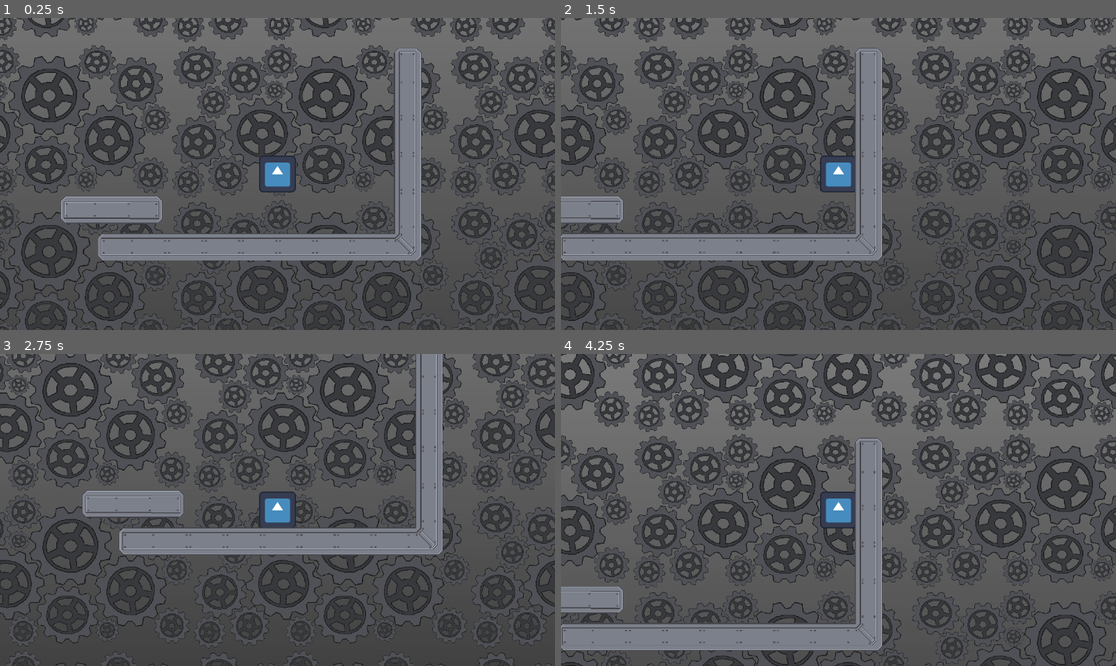
Above: before the commit, frames 1-4 (two rows, left to right).
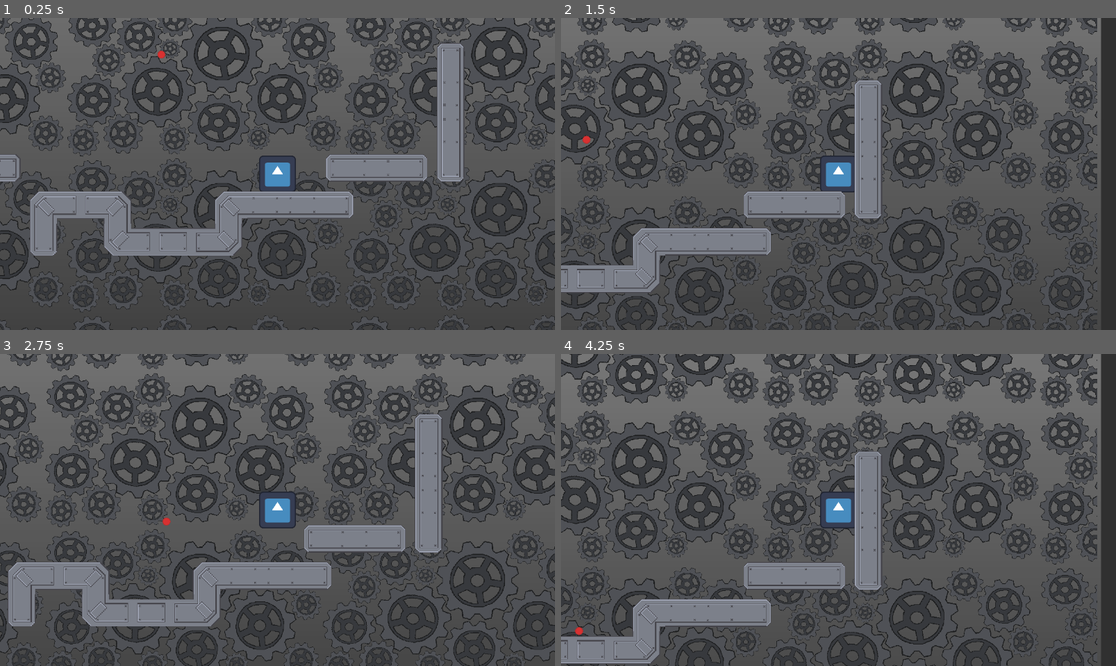
Above: after the commit, the same moments.

Repository: Wolcean887/Built-to-Scale
Game: Godot game, scene res://scenes/base.tscn
The game is run twice, just before and just after one commit, with the same random seed, the same clock (stepped at 60 frames per second) and the same inputs. The engine's default icon, where the game draws it, is replaced by a stand-in: a white triangle on a blue panel in a dark square.
Inputs:
- Up to frame 1 (0.25 s): no input
- Up to frame 2 (1.5 s): hold Shift (dash) 0.53-1.28 s; hold Right (move_right) from 0.53 s (still down); tap Up (jump) at 0.77 s; tap Shift (dash) at 1.35 s
- Up to frame 3 (2.75 s): tap Up (jump) at 1.52 s; release Right (move_right) at 2.03 s; hold Left (move_left) from 2.03 s (still down); hold Shift (dash) from 2.03 s (still down)
- Up to frame 4 (4.25 s): release Left (move_left) at 2.78 s; release Shift (dash) at 2.78 s; hold Right (move_right) from 2.78 s (still down); tap Shift (dash) at 2.85 s; tap Up (jump) at 3.02, 3.77 s; hold Shift (dash) from 3.53 s (still down)

The runs differ from the first frame. In frame 1, 48% of the frame differs, in the area x 0-100%, y 0-100%; in frame 2, 45%; in frame 3, 45%; in frame 4, 53%.

Commit message:
Add files via upload

Diff:
--- a/Built To Scale/Player.gd
+++ b/Built To Scale/Player.gd
@@ -41,3 +41,6 @@
 
 func _on_can_dash_timer_timeout():
 	can_dash = true
+
+func _on_projectile_1_body_entered(body):
+	print("You have been shot!")
--- a/Built To Scale/map/level_tile.tres
+++ b/Built To Scale/map/level_tile.tres
@@ -1,6 +1,7 @@
-[gd_resource type="TileSet" load_steps=3 format=3 uid="uid://w67l1ot7tq2i"]
+[gd_resource type="TileSet" load_steps=5 format=3 uid="uid://w67l1ot7tq2i"]
 
 [ext_resource type="Texture2D" uid="uid://c83pqxp8kergh" path="res://map/level_tile.png" id="1_wj7op"]
+[ext_resource type="Texture2D" uid="uid://drswsvy1d2ig2" path="res://map/level_tile_clean.png" id="2_f2td1"]
 
 [sub_resource type="TileSetAtlasSource" id="TileSetAtlasSource_ox1no"]
 texture = ExtResource("1_wj7op")
@@ -30,7 +31,72 @@
 1:1/0/physics_layer_0/angular_velocity = 0.0
 1:1/0/physics_layer_0/polygon_0/points = PackedVector2Array(-47.7297, -32.5269, -48.4368, 31.8198, -31.8198, 48.4368, 32.5269, 47.0226, 48.7904, 33.234, 47.3762, -32.8805, 33.9411, -48.4368, -33.234, -47.7297)
 
+[sub_resource type="TileSetAtlasSource" id="TileSetAtlasSource_m0y2w"]
+texture = ExtResource("2_f2td1")
+texture_region_size = Vector2i(128, 128)
+0:1/0 = 0
+0:1/0/physics_layer_0/linear_velocity = Vector2(0, 0)
+0:1/0/physics_layer_0/angular_velocity = 0.0
+0:1/0/physics_layer_0/polygon_0/points = PackedVector2Array(46.9321, -32.9154, 47.247, 64, -47.25, 64, -46.5, -33.125, -33.3354, -46.7291, 33.25, -46.375)
+0:2/0 = 0
+0:2/0/physics_layer_0/linear_velocity = Vector2(0, 0)
+0:2/0/physics_layer_0/angular_velocity = 0.0
+0:2/0/physics_layer_0/polygon_0/points = PackedVector2Array(-46.75, 64, -47.247, -64, 46.5, -64, 46.75, 64)
+0:3/0 = 0
+0:3/0/physics_layer_0/linear_velocity = Vector2(0, 0)
+0:3/0/physics_layer_0/angular_velocity = 0.0
+0:3/0/physics_layer_0/polygon_0/points = PackedVector2Array(46.9321, 32.9154, 47.247, -64, -47.25, -64, -46.5, 33.125, -33.3354, 46.7291, 33.25, 46.375)
+1:0/0 = 0
+1:0/0/physics_layer_0/linear_velocity = Vector2(0, 0)
+1:0/0/physics_layer_0/angular_velocity = 0.0
+1:0/0/physics_layer_0/polygon_0/points = PackedVector2Array(-32.9154, -46.9321, 64, -47.247, 64, 47.25, -33.125, 46.5, -46.7291, 33.3354, -46.375, -33.25)
+2:0/0 = 0
+2:0/0/physics_layer_0/linear_velocity = Vector2(0, 0)
+2:0/0/physics_layer_0/angular_velocity = 0.0
+2:0/0/physics_layer_0/polygon_0/points = PackedVector2Array(-64, -46.75, 64, -47.247, 64, 46.5, -64, 46.75)
+3:0/0 = 0
+3:0/0/physics_layer_0/linear_velocity = Vector2(0, 0)
+3:0/0/physics_layer_0/angular_velocity = 0.0
+3:0/0/physics_layer_0/polygon_0/points = PackedVector2Array(32.9154, -46.9321, -64, -47.247, -64, 47.25, 33.125, 46.5, 46.7291, 33.3354, 46.375, -33.25)
+1:1/0 = 0
+1:1/0/physics_layer_0/linear_velocity = Vector2(0, 0)
+1:1/0/physics_layer_0/angular_velocity = 0.0
+1:1/0/physics_layer_0/polygon_0/points = PackedVector2Array(-46.125, 64, -46.625, -17.75, -16.625, -47, 64, -47, 64, 47, 46.875, 46.75, 46.875, 64, -30.875, 64)
+2:1/0 = 0
+2:1/0/physics_layer_0/linear_velocity = Vector2(0, 0)
+2:1/0/physics_layer_0/angular_velocity = 0.0
+2:1/0/physics_layer_0/polygon_0/points = PackedVector2Array(-64, -46.75, 64, -47.247, 64, 46.5, -64, 46.75)
+3:1/0 = 0
+3:1/0/physics_layer_0/linear_velocity = Vector2(0, 0)
+3:1/0/physics_layer_0/angular_velocity = 0.0
+3:1/0/physics_layer_0/polygon_0/points = PackedVector2Array(-64, -46.125, 17.75, -46.625, 47, -16.625, 47, 64, -47, 64, -46.75, 46.875, -64, 46.875, -64, -30.875)
+1:2/0 = 0
+1:2/0/physics_layer_0/linear_velocity = Vector2(0, 0)
+1:2/0/physics_layer_0/angular_velocity = 0.0
+1:2/0/physics_layer_0/polygon_0/points = PackedVector2Array(-46.3016, 64, -47, -64, 47, -64, 46.3016, 64)
+1:3/0 = 0
+1:3/0/physics_layer_0/linear_velocity = Vector2(0, 0)
+1:3/0/physics_layer_0/angular_velocity = 0.0
+1:3/0/physics_layer_0/polygon_0/points = PackedVector2Array(64, 46.125, -17.75, 46.625, -47, 16.625, -47, -64, 47, -64, 46.75, -46.875, 64, -46.875, 64, 30.875)
+2:3/0 = 0
+2:3/0/physics_layer_0/linear_velocity = Vector2(0, 0)
+2:3/0/physics_layer_0/angular_velocity = 0.0
+2:3/0/physics_layer_0/polygon_0/points = PackedVector2Array(64, 46.3016, -64, 47, -64, -47, 64, -46.3016)
+3:3/0 = 0
+3:3/0/physics_layer_0/linear_velocity = Vector2(0, 0)
+3:3/0/physics_layer_0/angular_velocity = 0.0
+3:3/0/physics_layer_0/polygon_0/points = PackedVector2Array(46.125, -64, 46.625, 17.75, 16.625, 47, -64, 47, -64, -47, -46.875, -46.75, -46.875, -64, 30.875, -64)
+3:2/0 = 0
+3:2/0/physics_layer_0/linear_velocity = Vector2(0, 0)
+3:2/0/physics_layer_0/angular_velocity = 0.0
+3:2/0/physics_layer_0/polygon_0/points = PackedVector2Array(-46.75, 64, -47.247, -64, 46.5, -64, 46.75, 64)
+2:2/0 = 0
+2:2/0/physics_layer_0/linear_velocity = Vector2(0, 0)
+2:2/0/physics_layer_0/angular_velocity = 0.0
+2:2/0/physics_layer_0/polygon_0/points = PackedVector2Array(-46.125, 33.5, -46.875, -32.75, -32.625, -46.75, 33.125, -47.25, 46.125, -33, 46.625, 33, 33.375, 46.75, -32.625, 47.25)
+
 [resource]
 tile_size = Vector2i(128, 128)
 physics_layer_0/collision_layer = 1
 sources/0 = SubResource("TileSetAtlasSource_ox1no")
+sources/1 = SubResource("TileSetAtlasSource_m0y2w")
--- a/Built To Scale/project.godot
+++ b/Built To Scale/project.godot
@@ -42,6 +42,11 @@
 ]
 }
 
+[layer_names]
+
+2d_render/layer_1="Player"
+2d_render/layer_2="Projectiles"
+
 [physics]
 
 2d/default_gravity=2000.0
--- a/Built To Scale/scenes/base.tscn
+++ b/Built To Scale/scenes/base.tscn
@@ -1,9 +1,10 @@
-[gd_scene load_steps=6 format=3 uid="uid://davs63vmy1itf"]
+[gd_scene load_steps=7 format=3 uid="uid://davs63vmy1itf"]
 
 [ext_resource type="PackedScene" uid="uid://dei5agkm5rott" path="res://scenes/background.tscn" id="1_jgfnt"]
 [ext_resource type="Script" path="res://Player.gd" id="1_trs6d"]
 [ext_resource type="Texture2D" uid="uid://cmqy0d54y6ka0" path="res://icon.svg" id="2_dbkyg"]
 [ext_resource type="TileSet" uid="uid://w67l1ot7tq2i" path="res://map/level_tile.tres" id="3_fh3qd"]
+[ext_resource type="PackedScene" uid="uid://bcyb1o54umj0y" path="res://scenes/projectile1.tscn" id="5_n1oxm"]
 
 [sub_resource type="RectangleShape2D" id="RectangleShape2D_xo52q"]
 size = Vector2(113, 119)
@@ -17,10 +18,10 @@
 position = Vector2(-749, -587)
 
 [node name="Player" type="CharacterBody2D" parent="Level"]
-position = Vector2(-2, 1)
+position = Vector2(361, 202)
+floor_stop_on_slope = false
 script = ExtResource("1_trs6d")
-JUMP_VELOCITY = -850.0
-gravity = 2000
+JUMP_VELOCITY = -800.0
 
 [node name="Player_sprite" type="Sprite2D" parent="Level/Player"]
 texture = ExtResource("2_dbkyg")
@@ -45,7 +46,13 @@
 [node name="TileMap" type="TileMap" parent="Level"]
 tile_set = ExtResource("3_fh3qd")
 format = 2
-layer_0/tile_data = PackedInt32Array(196603, 131072, 1342177282, 196604, 131072, 1342177281, 196605, 131072, 1342177281, 196606, 131072, 1342177281, 196607, 131072, 1342177281, 131072, 131072, 1342177281, 131073, 131072, 1342177281, 131074, 131072, 1342177281, 131075, 131072, 1342177280, 65539, 65536, 1342177280, 3, 65536, 1342177280, -65533, 65536, 1342177280, -131069, 65536, 1342177280, -196605, 0, 1342177280, 131068, 131072, 1610612738, 131066, 0, 0, 131067, 65536, 0, 196594, 0, 0, 196595, 65536, 0, -17, 65536, 1, 65520, 65536, 1, 131057, 65536, 1, 196596, 131072, 1610612738, -65547, 65536, 1)
+layer_0/tile_data = PackedInt32Array(262143, 65537, 1610612738, 196608, 131073, 3, 262142, 65537, 3, 196606, 196609, 1, 196605, 131073, 1, 196604, 65537, 1, 262140, 1, 3, 196609, 196609, 3, 131073, 65537, 1, 131074, 131073, 0, 131067, 131073, 2, 65530, 131073, 2, -7, 131073, 2, 131075, 131073, 0, 131076, 196609, 0, 65541, 131073, 0, 65542, 196609, 0, 65543, 1, 3, 65540, 65537, 0, -131065, 1, 1, -65529, 1, 2, 7, 1, 2)
+
+[node name="Projectile1" parent="Level" instance=ExtResource("5_n1oxm")]
+position = Vector2(11, -253)
 
 [connection signal="timeout" from="Level/Player/Dash_Ability/Dash_Timer" to="Level/Player" method="_on_dash_timer_timeout"]
 [connection signal="timeout" from="Level/Player/Dash_Ability/Can_Dash_Timer" to="Level/Player" method="_on_can_dash_timer_timeout"]
+[connection signal="body_entered" from="Level/Projectile1/Projectile_path/PathFollow2D/Projectile1" to="Level/Player" method="_on_projectile_1_body_entered"]
+
+[editable path="Level/Projectile1"]
--- /dev/null
+++ b/Built To Scale/scenes/projectile1.gd
@@ -0,0 +1,11 @@
+extends Area2D
+
+
+# Called when the node enters the scene tree for the first time.
+func _ready():
+	pass # Replace with function body.
+
+
+# Called every frame. 'delta' is the elapsed time since the previous frame.
+func _process(delta):
+	pass
--- /dev/null
+++ b/Built To Scale/scenes/projectile1.tscn
@@ -0,0 +1,52 @@
+[gd_scene load_steps=5 format=3 uid="uid://bcyb1o54umj0y"]
+
+[ext_resource type="Texture2D" uid="uid://pvsxxws7kdxm" path="res://scenes/Projectile1.png" id="1_jm3bj"]
+
+[sub_resource type="GDScript" id="GDScript_7q7ju"]
+script/source = "extends Node2D
+
+@export var PROJECTILE_SPEED = 300
+@onready var path_follow : PathFollow2D = $Projectile_path/PathFollow2D
+
+func _physics_process(delta):
+	path_follow.progress += PROJECTILE_SPEED * delta
+
+func _on_projectile_1_body_entered(body):
+	queue_free()
+"
+
+[sub_resource type="Curve2D" id="Curve2D_uf2u2"]
+_data = {
+"points": PackedVector2Array(0, 0, 0, 0, 0, 0, 0, 0, 0, 0, -76, 74, 0, 0, 0, 0, 54, 121, 0, 0, 0, 0, -77, 202, 0, 0, 0, 0, 60, 250, 0, 0, 0, 0, -73, 338, 0, 0, 0, 0, 56, 392, 0, 0, 0, 0, -69, 490, 0, 0, 0, 0, 54, 557, 0, 0, 0, 0, -67, 645)
+}
+point_count = 10
+
+[sub_resource type="CircleShape2D" id="CircleShape2D_yqv7q"]
+radius = 44.4722
+
+[node name="Projectile1" type="Node2D"]
+script = SubResource("GDScript_7q7ju")
+
+[node name="Projectile_path" type="Path2D" parent="."]
+position = Vector2(2, 0)
+curve = SubResource("Curve2D_uf2u2")
+
+[node name="PathFollow2D" type="PathFollow2D" parent="Projectile_path"]
+rotation = 2.36953
+loop = false
+
+[node name="Projectile1" type="Area2D" parent="Projectile_path/PathFollow2D"]
+
+[node name="Projectile1_collision" type="CollisionShape2D" parent="Projectile_path/PathFollow2D/Projectile1"]
+visibility_layer = 3
+position = Vector2(1.43294, 1.39523)
+rotation = -2.36953
+scale = Vector2(0.3, 0.3)
+shape = SubResource("CircleShape2D_yqv7q")
+
+[node name="Projectile1_sprite" type="Sprite2D" parent="Projectile_path/PathFollow2D/Projectile1"]
+rotation = -2.33294
+scale = Vector2(0.3, 0.3)
+texture = ExtResource("1_jm3bj")
+
+[connection signal="body_entered" from="Projectile_path/PathFollow2D/Projectile1" to="." method="_on_projectile_1_body_entered"]
Binary file added: Built To Scale/map/level_tile_clean.aseprite
Binary file added: Built To Scale/map/level_tile_clean.png
Not shown, added: Built To Scale/map/level_tile_clean.png.import
Binary file added: Built To Scale/scenes/Projectile1.aseprite
Binary file added: Built To Scale/scenes/Projectile1.png
Not shown, added: Built To Scale/scenes/Projectile1.png.import
